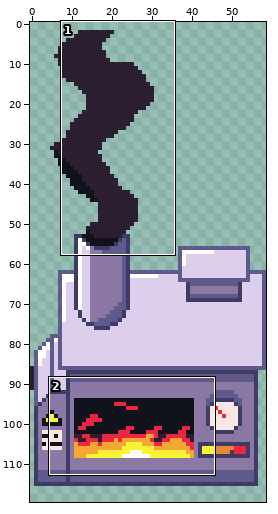
File history of a sprite sheet, Incinerator/Incinerator5.png. Above, an overview of the earlier version with the close-up marked.
Close-up. As it was:
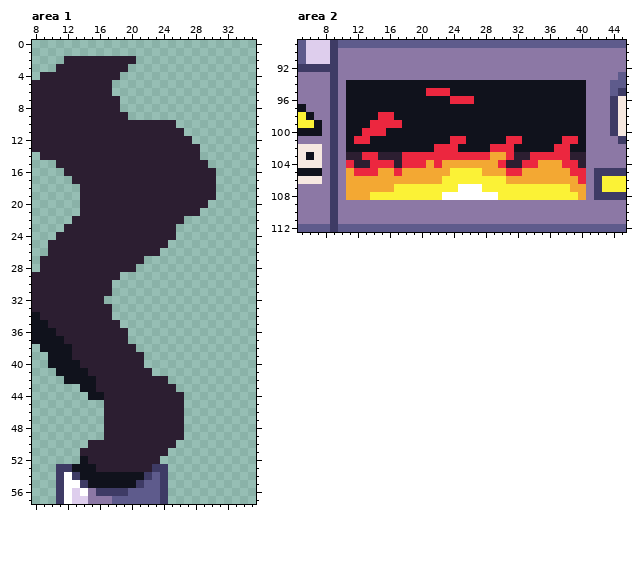
The file is 59x124 pixels. Shown: area 1: x 8..35, y 0..57; area 2: x 5..45, y 89..112. The wide view leaves out empty margins.
The result:
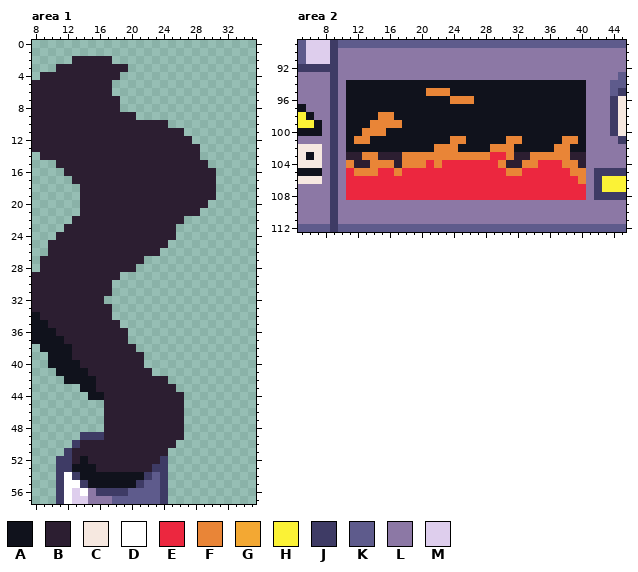
Palette (. is transparent): A #10121c  B #2c1e31  C #f6e8e0  D #ffffff  E #ec273f  F #e98537  G #f3a833  H #fbf236  J #3e3b65  K #5e5b8c  L #8c78a5  M #deceed
The edit:
--- area 1
@@ x 10..22 @@
  1 .............
- 2 ..BBBBBBBBB..
+ 2 ...BBBBB.....
  3 .BBBBBBBBB...
@@ x 18..27 @@
  8 B.........
- 9 BB........
-10 BBBBBBBB..
+ 9 BBB.......
+10 BBBBBBB...
 11 BBBBBBBBB.
@@ x 9..26 @@
 48 ........BBBBBBBBBB
-49 ........BBBBBBBBBB
-50 ......BBBBBBBBBBB.
-51 .....BBBBBBBBBBB..
-52 .....ABBBBBBBBB...
+49 .....JJJBBBBBBBBBB
+50 ....JBBBBBBBBBBBB.
+51 ...JBBBBBBBBBBBB..
+52 ..JJBABBBBBBBBBJ..
 53 ..JJAAABBBBBBBJJ..
--- area 2
@@ x 5..45 @@
  94 LLLLJLAAAAAAAAAAAAAAAAAAAAAAAAAAAAAALLLKK
- 95 LLLLJLAAAAAAAAAAEEEAAAAAAAAAAAAAAAAALLLKJ
- 96 LLLLJLAAAAAAAAAAAAAEEEAAAAAAAAAAAAAALLLJC
+ 95 LLLLJLAAAAAAAAAAFFFAAAAAAAAAAAAAAAAALLLKJ
+ 96 LLLLJLAAAAAAAAAAAAAFFFAAAAAAAAAAAAAALLLJC
  97 ALLLJLAAAAAAAAAAAAAAAAAAAAAAAAAAAAAALLLJC
- 98 HALLJLAAAAEEAAAAAAAAAAAAAAAAAAAAAAAALLLJC
- 99 HHALJLAAAEEEEAAAAAAAAAAAAAAAAAAAAAAALLLJC
-100 AAALJLAAEEEAAAAAAAAAAAAAAAAAAAAAAAAALLLJC
-101 LLLLJLAEEAAAAAAAAAAEEAAAAAEEAAAAAEEALLLLJ
-102 CCCLJLAAAAAAAAAAAEEEAAAAEEEAAAAAEEAALLLLL
-103 CACLJLBBEEBBBEEEEEEEEEEEGGEBBEEEEEBBLLLLL
-104 CCCLJLEBBEEEBEEEGEGGGGGGGEBBEEGGGEEBLLLLL
-105 AAALJLGEEEGGEGGGGGGHHHHGGGEEGGGGGGEELJJJJ
-106 CCCLJLGGGGGGGGGGGGHHHHHHHHGGGGGGGGGELJHHH
-107 LLLLJLGGGGGGHHHHHHHHDDDHHHHHHHHHHHGGLJHHH
-108 LLLLJLGGGHHHHHHHHHDDDDDDDHHHHHHHHHHGLJJJJ
+ 98 HALLJLAAAAFFAAAAAAAAAAAAAAAAAAAAAAAALLLJC
+ 99 HHALJLAAAFFFFAAAAAAAAAAAAAAAAAAAAAAALLLJC
+100 AAALJLAAFFFAAAAAAAAAAAAAAAAAAAAAAAAALLLJC
+101 LLLLJLAFFAAAAAAAAAAFFAAAAAFFAAAAAFFALLLLJ
+102 CCCLJLAAAAAAAAAAAFFFAAAAFFFAAAAAFFAALLLLL
+103 CACLJLBBFFBBBFFFFFFFFFFFEEFBBFFFFFBBLLLLL
+104 CCCLJLFBBFFFBFFFEFEEEEEEEFBBFFEEEFFBLLLLL
+105 AAALJLEFFFEEFEEEEEEEEEEEEEFFEEEEEEFFLJJJJ
+106 CCCLJLEEEEEEEEEEEEEEEEEEEEEEEEEEEEEFLJHHH
+107 LLLLJLEEEEEEEEEEEEEEEEEEEEEEEEEEEEEELJHHH
+108 LLLLJLEEEEEEEEEEEEEEEEEEEEEEEEEEEEEELJJJJ
 109 LLLLJLLLLLLLLLLLLLLLLLLLLLLLLLLLLLLLLLLLL
Changed places in both close-ups, as pixel boxes (x1, y1, x2, y2):
erased: (64, 56, 72, 64)
erased: (112, 56, 136, 64)
changed: (128, 112, 176, 128)
added: (56, 432, 104, 464)
added: (160, 456, 168, 464)
changed: (346, 88, 586, 200)
